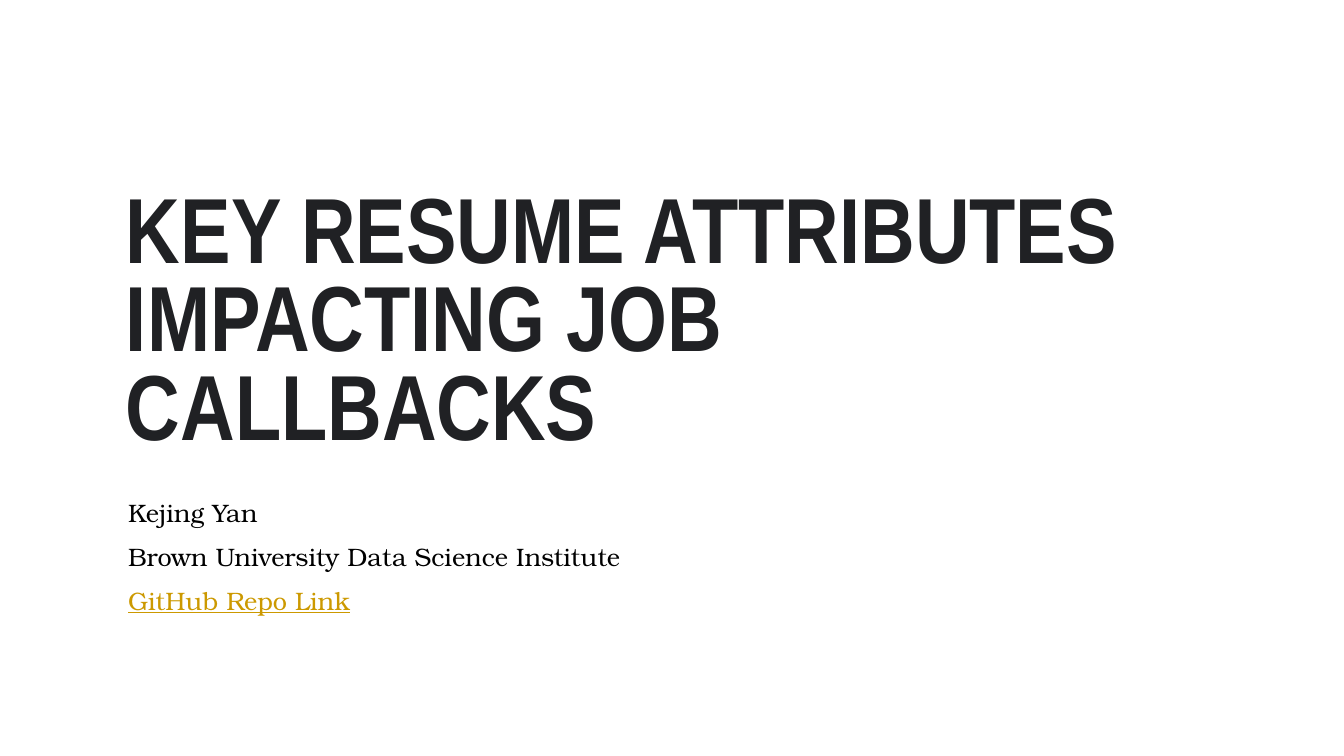
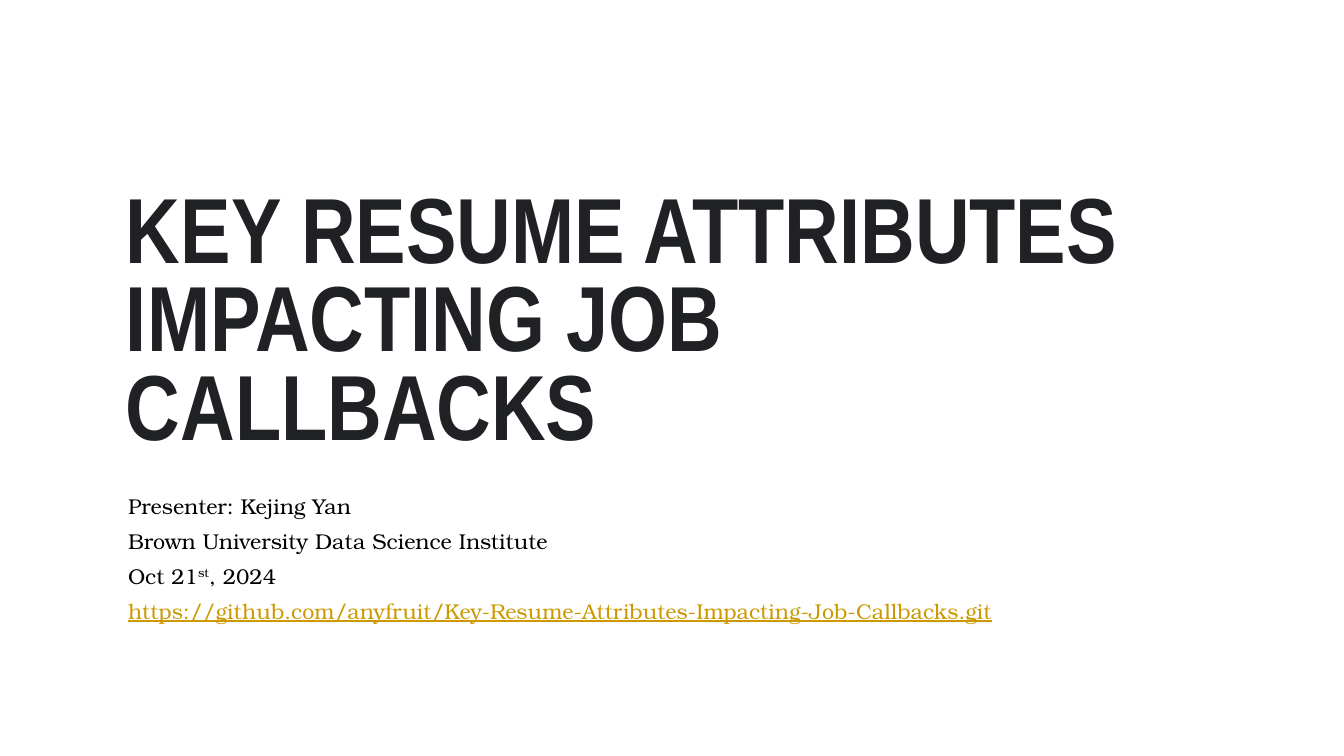
Before and after one commit to anyfruit/Key-Resume-Attributes-Impacting-Job-Callbacks, a slide deck: slide 1 of DATA1030 Midterm Presentation.pptx. Drawn at 1344x756 pixels with LibreOffice and Linux fonts; fonts in the diff are those of the drawing; background and template pictures are left out. Boxes give left, top, right and bottom in pixels: in the first picture for what was removed or moved away, otherwise in the second. Text is boxed around its words. In the diff, an @@ line names an element or a change of style, - is before the commit and + after.

```diff
--- a/DATA1030 Midterm Presentation.pptx
+++ b/DATA1030 Midterm Presentation.pptx
@@ subtitle at box(128, 499, 351, 519): text changed; size 18 to 15.3 pt @@
-Kejing Yan
+Presenter: Kejing Yan
@@ subtitle at box(128, 534, 548, 554): size 18 to 15.3 pt in "Brown University Data Science Institute"; line spacing 0.9 to 0.7 @@
@@ subtitle at box(128, 569, 992, 624): text changed; size 18 to 15.3 pt @@
-GitHub Repo Link
+Oct 21st, 2024
+https://github.com/anyfruit/Key-Resume-Attributes-Impacting-Job-Callbacks.git
```
Also in this commit, not shown: 8 other slides changed, 2 other files.
